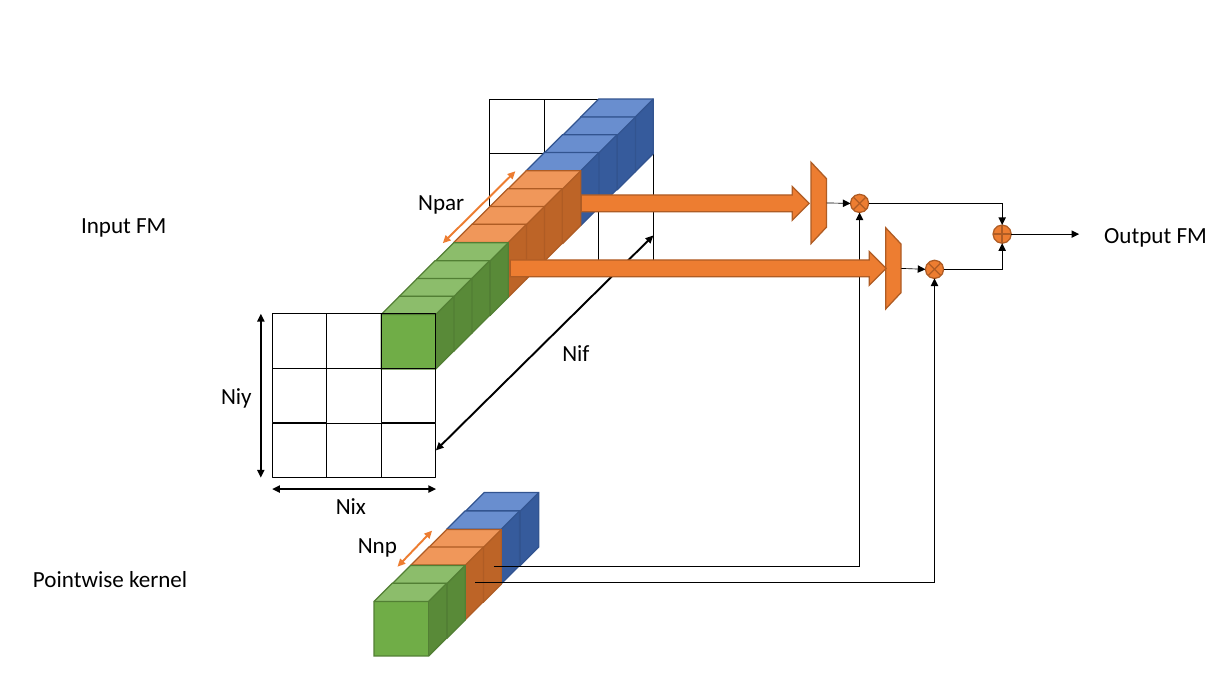
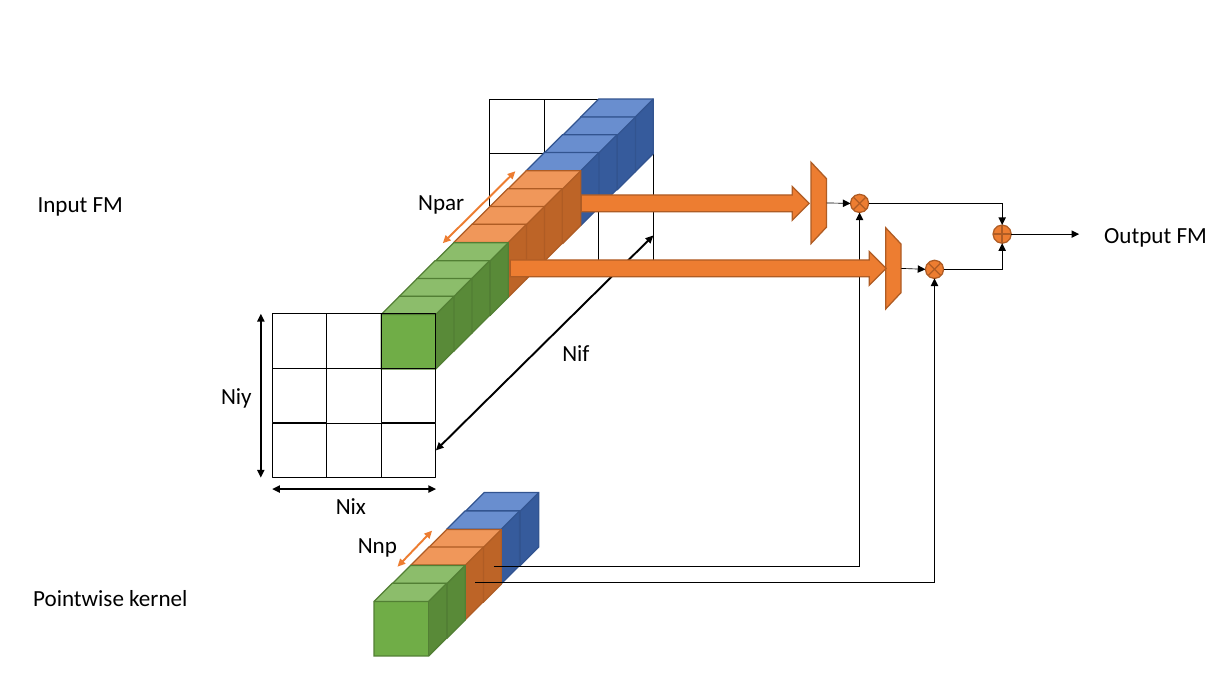
Before and after one commit to ggheysen/UCL-EPL-Master-Thesis-2019-2020, a slide deck: slide 1 of Image/filter_pruned.pptx. Drawn at 1232x693 pixels with LibreOffice and Linux fonts; fonts in the diff are those of the drawing. Boxes give left, top, right and bottom in pixels: in the first picture for what was removed or moved away, otherwise in the second. Text is boxed around its words. In the diff, an @@ line names an element or a change of style, - is before the commit and + after.

```diff
--- a/Image/filter_pruned.pptx
+++ b/Image/filter_pruned.pptx
@@ text "Input FM" moved from (x1=81, y1=218, x2=166, y2=237) to (x1=38, y1=197, x2=123, y2=216) @@
@@ text "Pointwise kernel" moved from (x1=33, y1=571, x2=187, y2=587) to (x1=33, y1=590, x2=187, y2=606) @@
```
Also in this commit, not shown: 22 other files.
